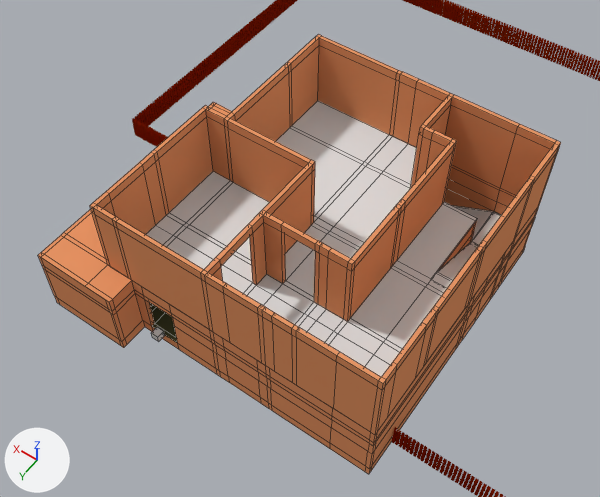
An edit to the Blender file UnityFile/Assets/03_Models/m_buildingDetailed.blend, drawn before and after from the same camera.
Rendered twice from a 50 mm lens placed at (-86.2, 64.5, 164.1), pointed at (-17.7, -31.4, 13.5). Arrows for +X, +Y and +Z are at lower left; the lights stay in place. Mesh edges are drawn as thin lines on the coarser meshes.

Objects in the first picture: 'Fence', 'FirstFloor_Walls', 'SecondFloor Floor', 'SecondFloor Walls', 'Staircase'.
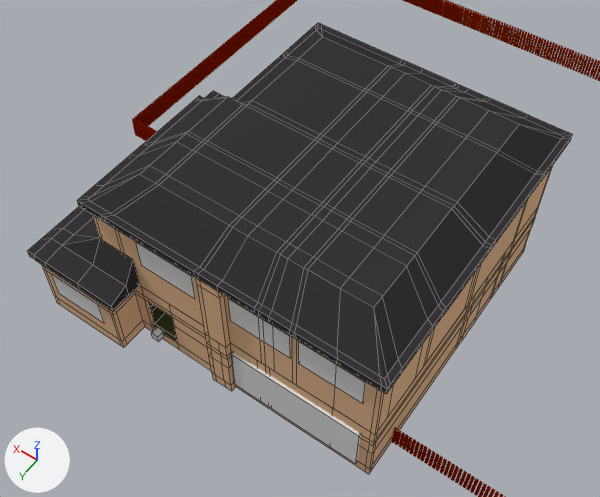
What changed in the scene script:
```text
Change mat_mat_firstfloorwalls:
    mat_mat_firstfloorwalls.base_color: (0.8, 0.303, 0.131) -> (0.8, 0.496, 0.292)  # orange #e79665 -> beige #e7bb93
Add mat_mat_secondfloorwalls:
    mat_mat_secondfloorwalls = diffuse_material('mat_SecondFloorWalls')
    mat_mat_secondfloorwalls.base_color = (0.799, 0.497, 0.292)  # beige #e7bb93
Change me_cube_005:
    used by ob_secondfloor_walls; location = (0.0, -2.1, 0.0); scale = (2.96, 1.0, 0.238)
    remove me_cube_005.from_pydata(...)  # 390 vertices, 329 faces; spans x -19.3..4.4, y -71.3..1.0, z 68.4..152.9
    add me_cube_005.from_pydata(...)  # 415 vertices, 280 faces; spans x -19.3..4.4, y -71.3..2.4, z 68.4..152.9
    me_cube_005 part 1
    2 vertices are removed from x -5.8, y 1.0, z 68.4..143.6
    75 faces are deleted
    6 vertices are added at (-12.7, -70.3, 143.6), (-12.7, -71.3, 143.6), (-12.7, -70.3, 152.9), (-12.7, -71.3, 152.9), (-12.7, -70.3, 68.4), (-12.7, -71.3, 68.4)
    7 new vertices lie (0.0, 1.4, 0.0) away from vertices in x -7.3..-5.4, y 1.0, z 68.4..152.9
    6 new vertices lie (2.9, 0.0, 0.0) away from vertices in x -15.9, y -71.3..-70.3, z 68.4..152.9
    8 new vertices lie (1.5, 0.0, 0.0) away from vertices in x -12.7..-7.3, y -71.3..2.4, z 68.4..152.9
    26 new faces join them
    me_cube_005 part 2: 254 faces spanning x -19.3..4.4, y -71.3..1.0, z 68.4..152.9 switch from mat_mat_secondfloor_walls (orange #e79665) to mat_mat_secondfloorwalls (beige #e7bb93)
Change me_cube_001:
    used by ob_firstfloor_walls; location = (0.0, -2.1, 0.0); scale = (2.96, 1.0, 0.238)
    remove me_cube_001.from_pydata(...)  # 686 vertices, 557 faces; spans x -19.3..9.3, y -86.5..8.1, z -10.7..68.4
    add me_cube_001.from_pydata(...)  # 704 vertices, 572 faces; spans x -19.3..9.3, y -86.5..8.1, z -10.7..68.4
    me_cube_001 part 3
    5 faces are deleted
    6 vertices in x -6.6, y 1.0, z -10.7..68.4 move by (-0.7, 0.0, 0.0)
    6 vertices in x -5.8, y 1.0, z -10.7..68.4 move by (0.4, 1.4, 0.0)
    6 new vertices lie (-0.4, 0.0, 0.0) away from vertices in x -5.8, y 1.0, z -10.7..68.4
    6 new vertices lie (-0.8, 0.0, 0.0) away from vertices in x -5.8, y 2.4, z -10.7..68.4
    6 new vertices lie (0.0, 1.4, 0.0) away from vertices in x -6.6, y 1.0, z -10.7..68.4
    20 new faces join them
Add ob_roof:
    ob_roof = bpy.data.objects.new('Roof', me_cube_009)  # 444 vertices, 400 faces; spans x -19.7..9.8, y -87.9..9.4, z 68.4..188.9; in mat_mat_secondfloorwalls_001 (black #383538)
    ob_roof.location = (0.0, -2.1, 0.0)
    ob_roof.scale = (2.96, 1.0, 0.238)
Add ob_garagedoor:
    ob_garagedoor = bpy.data.objects.new('GarageDoor', me_cube_010)  # a box spanning x -1.0..1.0, y -1.0..1.0, z -1.0..1.0
    ob_garagedoor.location = (-38.1, -1.6, 6.7)
    ob_garagedoor.scale = (-16.0, 1.2, 6.47)
Add ob_window_4_001:
    ob_window_4_001 = bpy.data.objects.new('Window 4.001', me_cube_010.copy())
    ob_window_4_001.location = (-6.3, -1.6, 29.4)
    ob_window_4_001.rotation_euler = (0.0, 0.0, 4.712)  # degrees (0, 0, 270)
    ob_window_4_001.scale = (0.628, 7.25, 3.94)
Add ob_window_4_002:
    ob_window_4_002 = bpy.data.objects.new('Window 4.002', me_cube_010.copy())
    ob_window_4_002.location = (-29.9, -1.6, 29.4)
    ob_window_4_002.rotation_euler = (0.0, 0.0, 4.712)  # degrees (0, 0, 270)
    ob_window_4_002.scale = (0.628, 7.25, 3.94)
Add ob_window_4_003:
    ob_window_4_003 = bpy.data.objects.new('Window 4.003', me_cube_010.copy())
    ob_window_4_003.location = (-46.4, -1.6, 29.4)
    ob_window_4_003.rotation_euler = (0.0, 0.0, 4.712)  # degrees (0, 0, 270)
    ob_window_4_003.scale = (0.628, 7.25, 3.94)
Add ob_window_4_004:
    ob_window_4_004 = bpy.data.objects.new('Window 4.004', me_cube_010.copy())
    ob_window_4_004.location = (17.4, 5.5, 7.9)
    ob_window_4_004.rotation_euler = (0.0, 0.0, 4.712)  # degrees (0, 0, 270)
    ob_window_4_004.scale = (0.628, 7.25, 3.94)
```

Changed parts and their boxes (x1, y1, x2, y2) in the pictures (600 x 497 px):
'Roof', added (black): after (28, 23, 573, 394)
'SecondFloor Walls', reshaped: before (90, 34, 561, 435); after (93, 165, 553, 435)
'FirstFloor_Walls', recoloured, reshaped: before (38, 102, 540, 474); after (42, 204, 540, 474)
'GarageDoor', added: after (231, 352, 361, 464)
'Window 4.003', added: after (299, 342, 366, 404)
'Window 4.002', added: after (228, 298, 291, 358)
'Window 4.001', added: after (136, 242, 196, 299)
'Window 4.004', added: after (51, 273, 105, 324)
part 1 of me_cube_005, cut back: before (90, 34, 561, 384); after (196, 278, 230, 347)
part 2 of me_cube_005, recoloured: before (90, 38, 561, 435); after (93, 165, 553, 435)
part 3 of me_cube_001, built on: before (210, 330, 260, 403); after (206, 335, 260, 403)
'SecondFloor Floor', unchanged, covered by the edit: before (146, 101, 478, 377)
'Staircase', unchanged, covered by the edit: before (432, 205, 501, 288)
